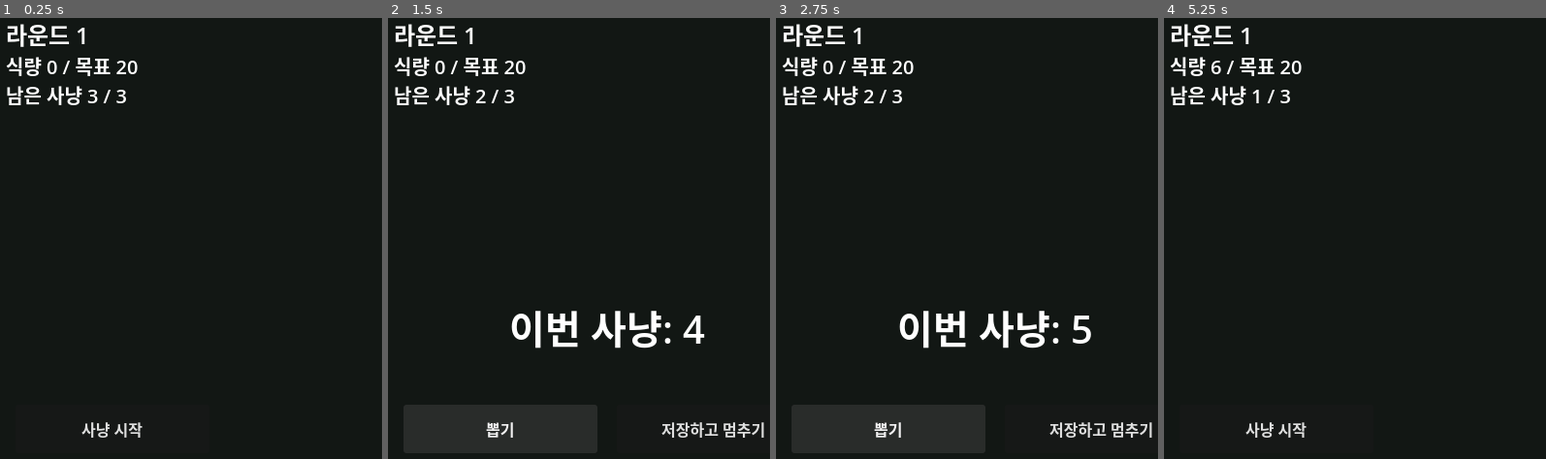
Above: before the commit, frames 1-4 (left to right).
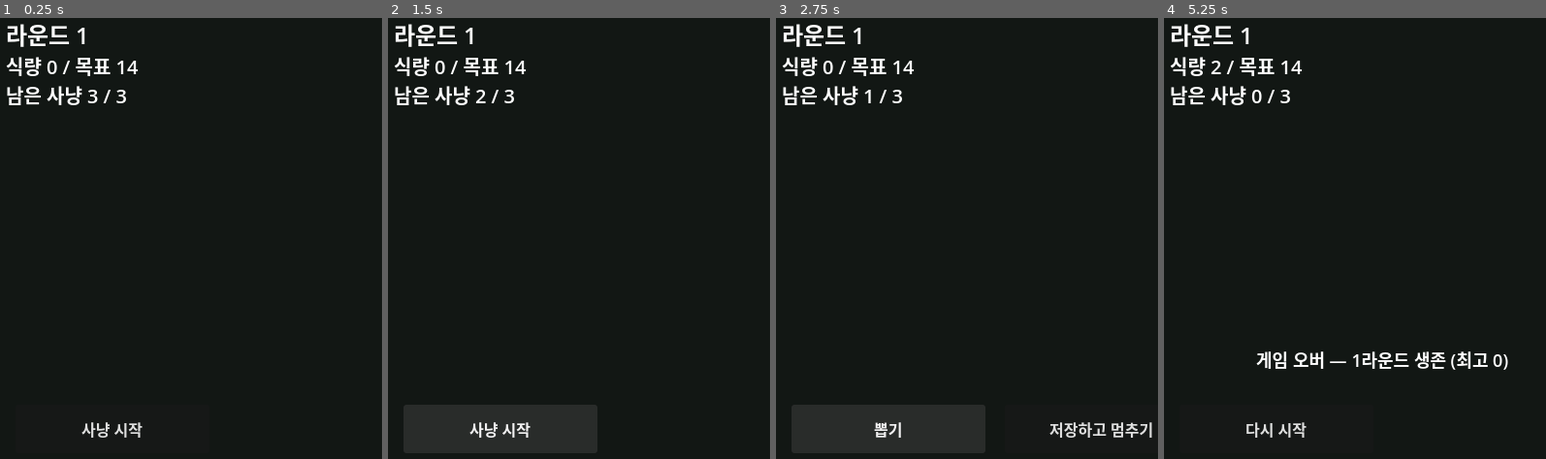
Above: after the commit, the same moments.

Repository: PDkou/MySaveCode
Game: Godot game, scene res://scenes/Main.tscn
Same seed, same stepped clock (60 frames per second), same inputs: the game is played once before the commit and once after it.
Inputs:
- Up to frame 1 (0.25 s): no input
- Up to frame 2 (1.5 s): click "사냥 시작" at 0.5 s; click "뽑기" at 1.25 s
- Up to frame 3 (2.75 s): click "뽑기" (after the commit: "사냥 시작") at 2 s
- Up to frame 4 (5.25 s): click "저장하고 멈추기" at 2.75 s; click "사냥 시작" at 3.5 s; click "뽑기" at 4.25 s; click "저장하고 멈추기" at 5 s

The runs differ from the first frame. In frame 1, 0.1% of the frame differs, in the area x 30-37%, y 9-13%; in frame 2, 2.4%, in the area x 21-99%, y 9-96%; in frame 3, 1.7%; in frame 4, 1.3%.

Commit message:
Verify project headlessly and fix balance + stale project name
Downloaded the Godot 4.7 headless binary from the release asset the
user attached to this repo and actually ran the project for the
first time this session:
- godot --headless --path game --quit confirms the project loads
  with zero script/scene errors
- game/test_run.gd drives RunManager through full runs headlessly
  (no Main scene/UI needed) to sanity-check state transitions,
  traps, cash-outs, and charm picks

That run surfaced two real bugs: project.godot still had the old
"Lane Rush" name from before the pivot, and the starting balance
(quota 20, 2 traps in a 10-token bag) was too punishing — 5/5
automated runs failed to clear round 1. Tuned to quota 14 / 1 trap
and reverified reaching the shop stage. test_run.gd stays in the repo
as a reusable headless regression tool for future balance passes.

Co-Authored-By: Claude Sonnet 5 <noreply@anthropic.com>
Claude-Session: https://claude.ai/code/session_01MQ4bRqp7ywQW2rnDKWEWYA

Diff:
--- a/game/project.godot
+++ b/game/project.godot
@@ -6,7 +6,7 @@
 
 [application]
 
-config/name="Lane Rush"
+config/name="Hungry Pack"
 run/main_scene="res://scenes/Main.tscn"
 config/features=PackedStringArray("4.7", "Forward Plus")
 
--- a/game/scripts/RunManager.gd
+++ b/game/scripts/RunManager.gd
@@ -6,10 +6,10 @@
 
 enum State { IDLE, DRAWING, SHOP, GAME_OVER }
 
-const BASE_QUOTA := 20
-const QUOTA_GROWTH := 12
+const BASE_QUOTA := 14
+const QUOTA_GROWTH := 10
 const BASE_ATTEMPTS := 3
-const BASE_BUST_COUNT := 2
+const BASE_BUST_COUNT := 1
 const BASE_BAG_SIZE := 10
 
 const CHARM_DEFS := [
--- /dev/null
+++ b/game/test_run.gd
@@ -0,0 +1,37 @@
+# Headless RunManager smoke test / balance probe.
+# Run with: godot --headless --path game --script test_run.gd
+extends SceneTree
+
+func _initialize() -> void:
+	var run := Node.new()
+	run.set_script(load("res://scripts/RunManager.gd"))
+	root.add_child(run)
+	run.message.connect(func(t): print("[MSG] ", t))
+	run.state_changed.connect(func():
+		print("[STATE] ", run.state, " round=", run.round_number,
+			" food=", run.total_food, "/", run.quota,
+			" attempts=", run.attempts_left, "/", run.attempts_per_round))
+
+	run.start_run()
+	var safety := 0
+	while run.state != run.State.GAME_OVER and safety < 500:
+		safety += 1
+		match run.state:
+			run.State.IDLE:
+				run.start_attempt()
+			run.State.DRAWING:
+				if run.pot < 20 and randf() < 0.85:
+					run.draw()
+				else:
+					run.cash_out()
+			run.State.SHOP:
+				var offers: Array = run.offer_charms()
+				print("[SHOP] offers=", offers.map(func(c): return c["id"]))
+				if offers.size() > 0:
+					run.pick_charm(offers[0]["id"])
+				else:
+					run.skip_shop()
+
+	var gm := root.get_node("GameManager")
+	print("FINAL round=", run.round_number, " best_saved=", gm.best_round, " safety_used=", safety)
+	quit()
Not shown, changed: game/GDD.md
